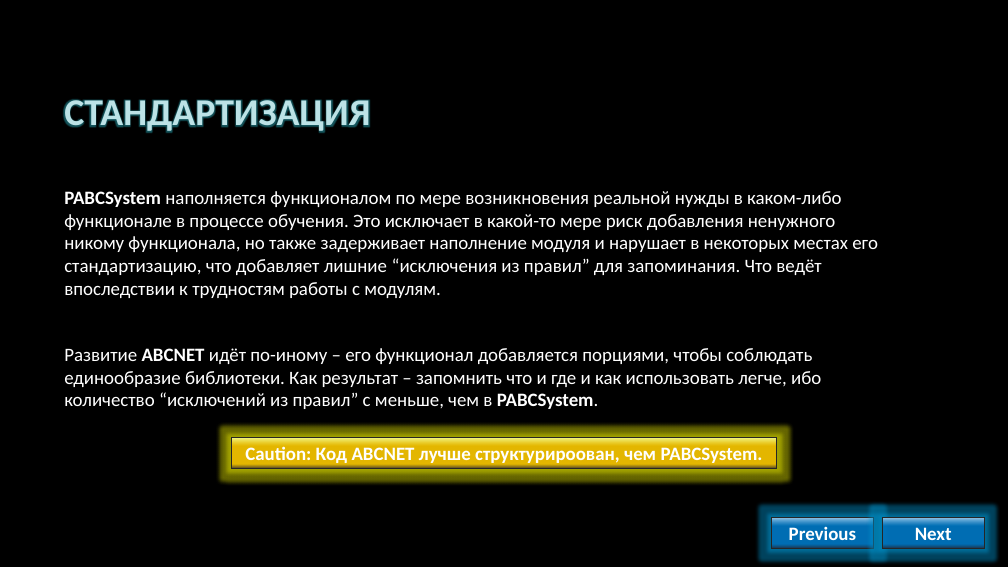
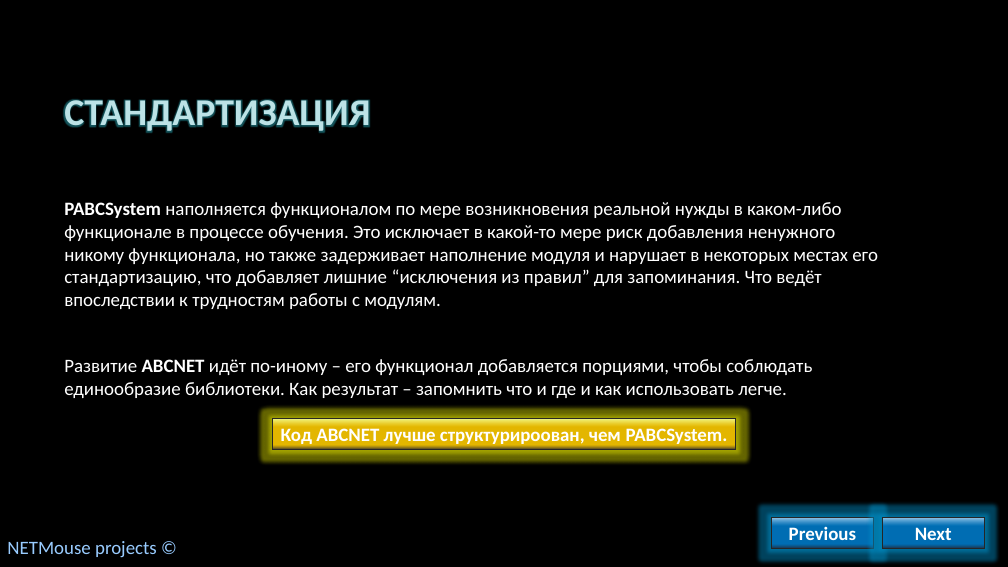
Before and after one commit to AlvinSeville7cf-NET-projects/ABCNET, a slide deck: slide 5 of NETMouse - .NET release/Presentations/ABCNET как альтернатива PABCSystem.pptx. Drawn at 1008x567 pixels with LibreOffice and Linux fonts; fonts in the diff are those of the drawing; background and template pictures are left out. Boxes give left, top, right and bottom in pixels: in the first picture for what was removed or moved away, otherwise in the second. Text is boxed around its words. In the diff, an @@ line names an element or a change of style, - is before the commit and + after.

```diff
--- a/NETMouse - .NET release/Presentations/ABCNET как альтернатива PABCSystem.pptx
+++ b/NETMouse - .NET release/Presentations/ABCNET как альтернатива PABCSystem.pptx
@@ text at (x1=64, y1=359, x2=812, y2=398): text changed @@
-Развитие ABCNET идёт по-иному – его функционал добавляется порциями, чтобы соблюдать единообразие библиотеки. Как результат – запомнить что и где и как использовать легче, ибо количество “исключений из правил” с меньше, чем в PABCSystem.
+Развитие ABCNET идёт по-иному – его функционал добавляется порциями, чтобы соблюдать единообразие библиотеки. Как результат – запомнить что и где и как использовать легче.
@@ rectangle "Код ABCNET лучше структурироован, чем ..." resized from (x1=231, y1=438, x2=777, y2=468) to (x1=273, y1=419, x2=736, y2=449) @@
@@ text in rectangle at (x1=281, y1=428, x2=728, y2=447): text changed @@
-Caution: Код ABCNET лучше структурироован, чем PABCSystem.
+Код ABCNET лучше структурироован, чем PABCSystem.
@@ text added at (x1=7, y1=541, x2=157, y2=558), 18 pt, text #99CCFF @@
+NETMouse projects ©
```
Also in this commit, not shown: 10 other slides changed.
